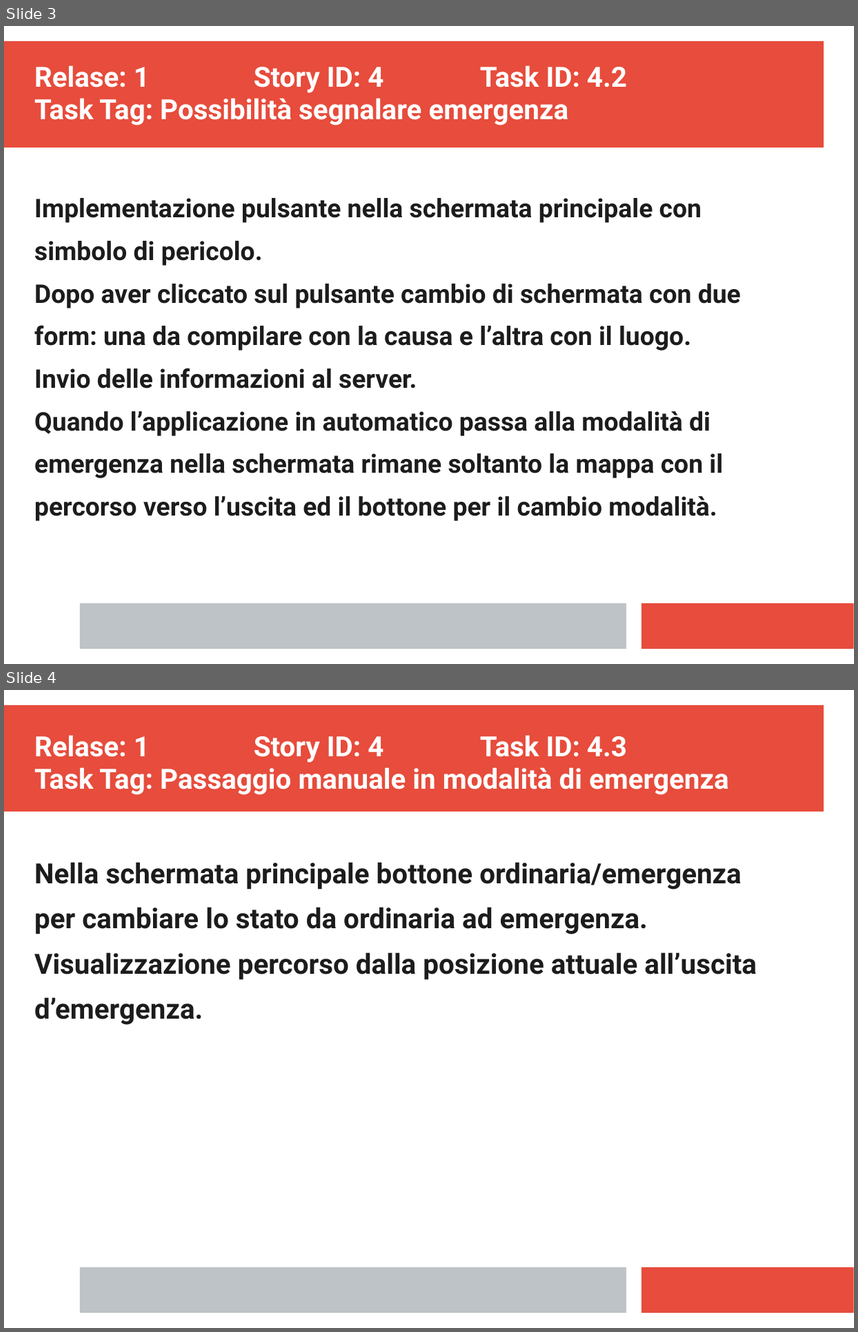
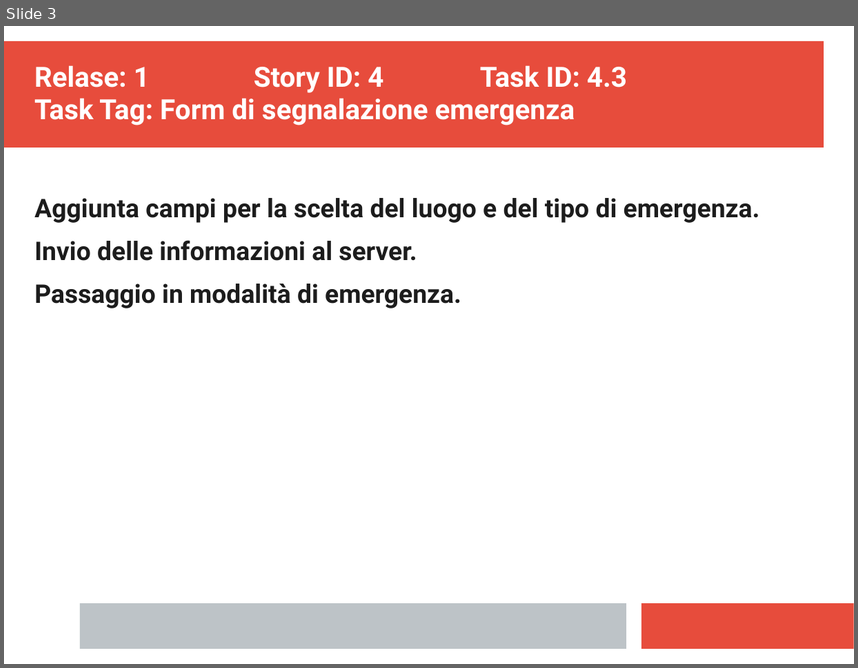
Before and after one commit to ecorradini/ProgettoIDS, a slide deck: AnalisiRequisiti/TaskGestioneOrdinaria.ppt. Shown one above the other, each under a label of ours: slides 3 and 4 before the commit, slide 3 after it. The pictures are 858x1332 and 858x668 pixels, drawn with LibreOffice and Linux fonts; fonts in the diff are those of the drawing. Boxes give left, top, right and bottom in pixels: in the first picture for what was removed or moved away, otherwise in the second. Text is boxed around its words. In the diff, an @@ line names an element or a change of style, - is before the commit and + after.

```diff
--- a/AnalisiRequisiti/TaskGestioneOrdinaria.ppt
+++ b/AnalisiRequisiti/TaskGestioneOrdinaria.ppt
@@ slide 4 removed at (x1=4, y1=690, x2=854, y2=1328), background #FFFFFF; not listed: 3 template elements that a slide beside it also shows @@
@@ text removed at (x1=34, y1=735, x2=729, y2=795) @@
-Relase: 1 Story ID: 4 Task ID: 4.3
-Task Tag: Passaggio manuale in modalità di emergenza
@@ text removed at (x1=34, y1=862, x2=757, y2=1025) @@
-Nella schermata principale bottone ordinaria/emergenza
-per cambiare lo stato da ordinaria ad emergenza.
-Visualizzazione percorso dalla posizione attuale all’uscita
-d’emergenza.
@@ slide 3 changed as well @@
@@ text at (x1=34, y1=65, x2=627, y2=125): text changed @@
-Relase: 1 Story ID: 4 Task ID: 4.2
-Task Tag: Possibilità segnalare emergenza
+Relase: 1 Story ID: 4 Task ID: 4.3
+Task Tag: Form di segnalazione emergenza
@@ text at (x1=34, y1=198, x2=760, y2=223): text changed @@
-Implementazione pulsante nella schermata principale con
-simbolo di pericolo.
-Dopo aver cliccato sul pulsante cambio di schermata con due
-form: una da compilare con la causa e l’altra con il luogo.
+Aggiunta campi per la scelta del luogo e del tipo di emergenza.
@@ text at (x1=34, y1=283, x2=461, y2=308): text changed @@
-Quando l’applicazione in automatico passa alla modalità di
-emergenza nella schermata rimane soltanto la mappa con il
-percorso verso l’uscita ed il bottone per il cambio modalità.
+Passaggio in modalità di emergenza.
```
Also in this commit, not shown: 1 other slide changed, 4 slides added, 1 other slide removed, 8 other files.
